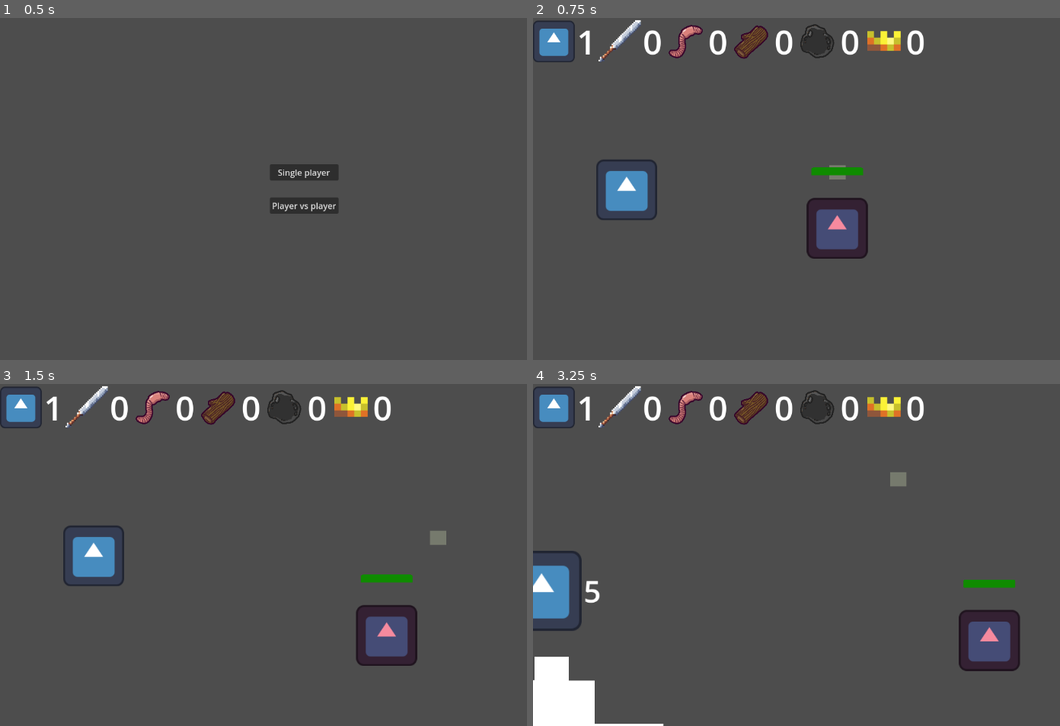
Above: before the commit, frames 1-4 (two rows, left to right).
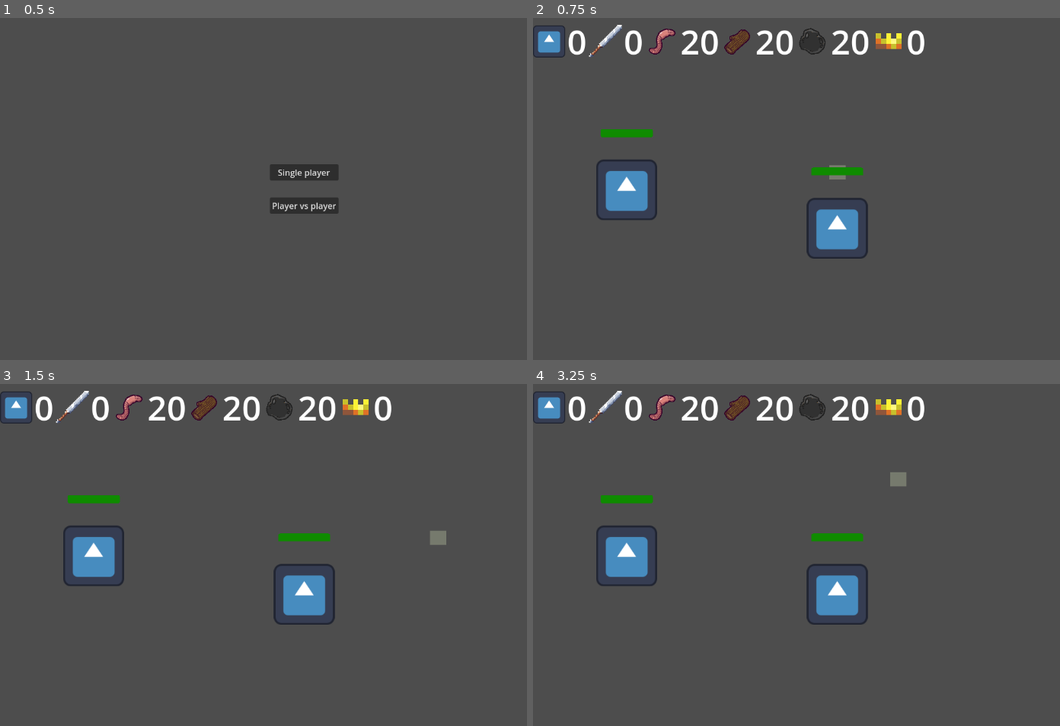
Above: after the commit, the same moments.

Repository: pradoh97/horde
Game: Godot game, scene res://start_screen/start_screen.tscn
The game is run twice, just before and just after one commit, with the same random seed, the same clock (stepped at 60 frames per second) and the same inputs. The engine's default icon, where the game draws it, is replaced by a stand-in: a white triangle on a blue panel in a dark square.
Inputs (mouse positions are in pixels of both pictures, inside the frame that each line leads up to):
- Up to frame 1 (0.5 s): no input
- Up to frame 2 (0.75 s): click "Single player" at 0.5 s
- Up to frame 3 (1.5 s): tap Enter at 1.25 s; move the mouse to (437, 537) at 1.27 s; hold D (right_p1) from 1.28 s (still down); tap Down (down_p2) at 1.35 s
- Up to frame 4 (3.25 s): tap Space at 2 s; move the mouse to (717, 572) at 2.02 s; release D (right_p1) at 2.03 s; hold S (down_p1) 2.03-2.78 s; tap Left (left_p2) at 2.1 s; tap Enter at 2.75 s; move the mouse to (896, 479) at 2.77 s; hold D (right_p1) from 2.78 s (still down); click (896, 479) at 2.85 s

Frame 1 is identical in both runs. In frame 2, 5.2% of the frame differs, in the area x 0-75%, y 0-70%; in frame 3, 7.1%; in frame 4, 12%, in the area x 0-93%, y 0-100%.
Error after the commit: Parse Error: Function "kill()" not found in base self. (res://minion/minion.gd:216)

Commit message:
Rename function

Diff:
--- a/army/army.gd
+++ b/army/army.gd
@@ -18,9 +18,9 @@
 
 var horde_size: int = 0
 var horde_strength: int = 0
-var wood_stock: int = 0
-var food_stock: int = 0
-var stone_stock: int = 0
+var wood_stock: int = 20
+var food_stock: int = 20
+var stone_stock: int = 20
 var king_count: int = 0
 
 var following_orders: bool = false
@@ -180,7 +180,7 @@
 
 func kill_randomly(amount_to_kill: int):
 	for minion_count in range(0, amount_to_kill):
-		minions.filter(func(minion): return not minion.is_leading)[0].kill()
+		minions.filter(func(minion): return not minion.is_leading)[0].die()
 
 
 func minion_picked_collectible(minion: Minion):
--- a/minion/minion.gd
+++ b/minion/minion.gd
@@ -146,7 +146,7 @@
 func get_army_followers_count() -> int:
 	return army.get_followers_count()
 
-func kill():
+func die(_combatant: Combatant = null):
 	army.kill_minion(self)
 	queue_free()
 
